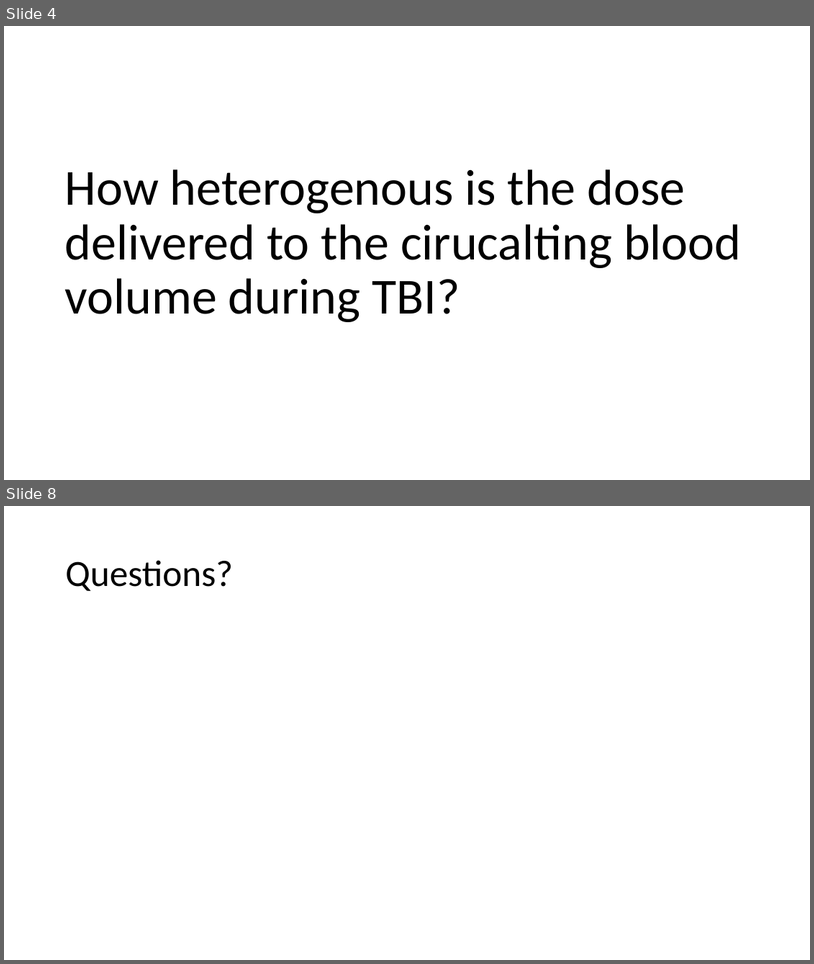
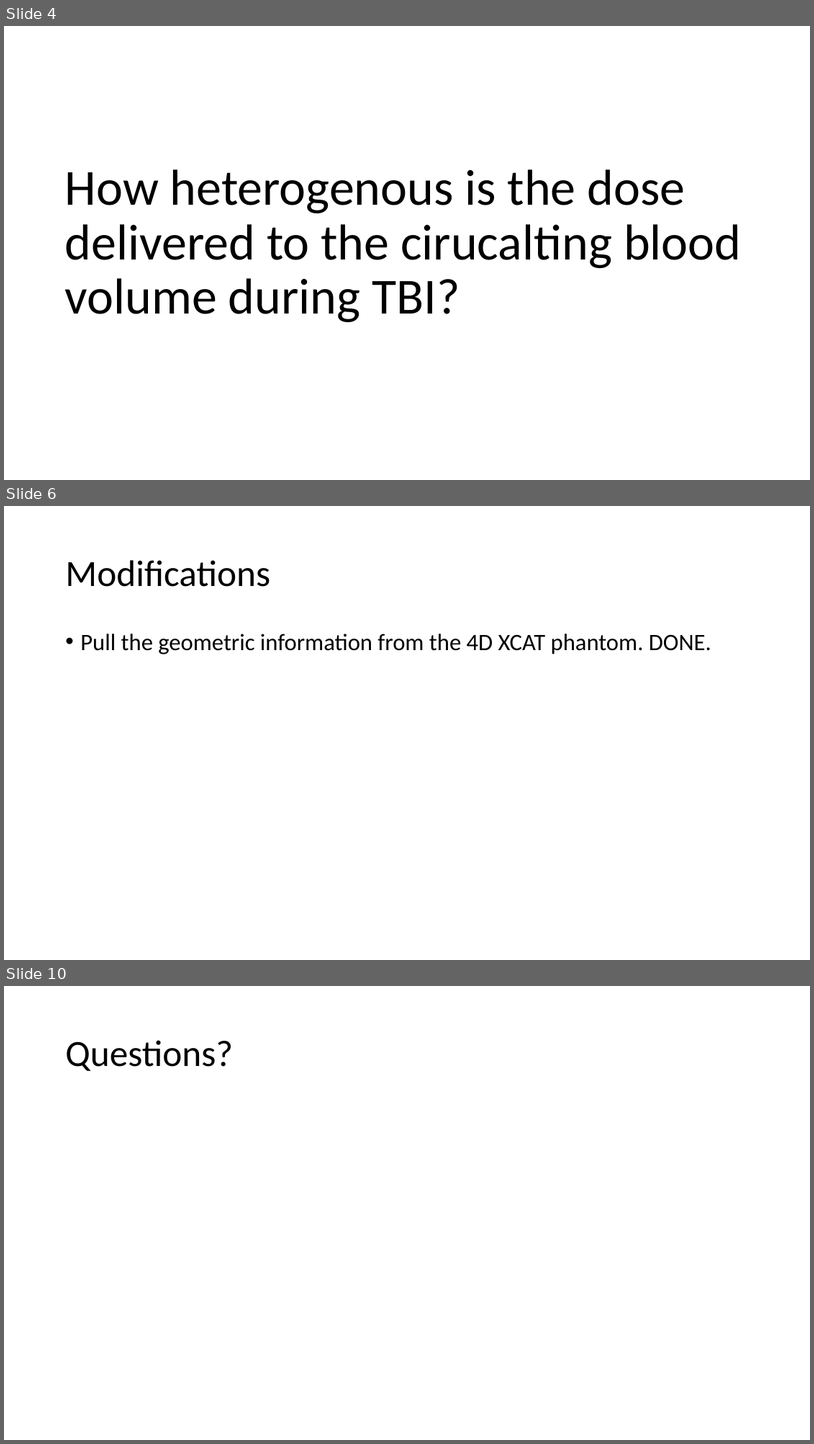
Before and after one commit to CNorthwayMedPhys/Full-Body-Flow-Model-Project, a slide deck: Working Documents/Committee Meeting.pptx. Shown one above the other, each under a label of ours: slides 4 and 8 before the commit, slides 4, 6 and 10 after it; the slides between them are not shown. The pictures are 814x964 and 814x1444 pixels, drawn with LibreOffice and Linux fonts; fonts in the diff are those of the drawing. Boxes give left, top, right and bottom in pixels: in the first picture for what was removed or moved away, otherwise in the second. Text is boxed around its words. In the diff, an @@ line names an element or a change of style, - is before the commit and + after.

```diff
--- a/Working Documents/Committee Meeting.pptx
+++ b/Working Documents/Committee Meeting.pptx
@@ slide 6 added at <box>4,506,810,960</box>, background #FFFFFF @@
@@ title added at <box>65,560,270,587</box>, 44 pt, text #000000 @@
+Modifications
@@ text added at <box>80,633,712,654</box>, 28 pt, text #000000 @@
+• Pull the geometric information from the 4D XCAT phantom. DONE.
@@ what was slide 8 is now slide 10 @@
```
Also in this commit, not shown: 3 slides changed, 5 other slides added, 1 slide removed, 2 other files.
